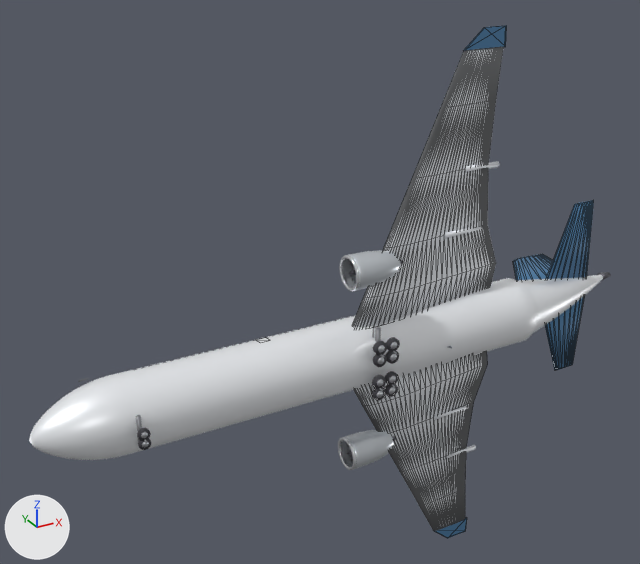
The glTF model public/models/a300-600.glb: old version first, new version second.
Before and after are seen from a 50 mm camera at (-34.1, -53.1, 33.3) aimed at (-1.9, 5.4, 4.0). The axes (+X, +Y, +Z) are drawn at lower left. The lights are the same throughout. The picture after the commit comes second. Mesh edges are drawn as thin lines on the coarser meshes. Where no turn or scale is listed for an object, it has been applied to the vertices.

Objects in the first picture: 'Fin', 'Fuselage', 'HStab_L', 'HStab_R', 'Nacelle_-1_0', 'Nacelle_1_0', 'Wing_L', 'Wing_R' and 24 more.
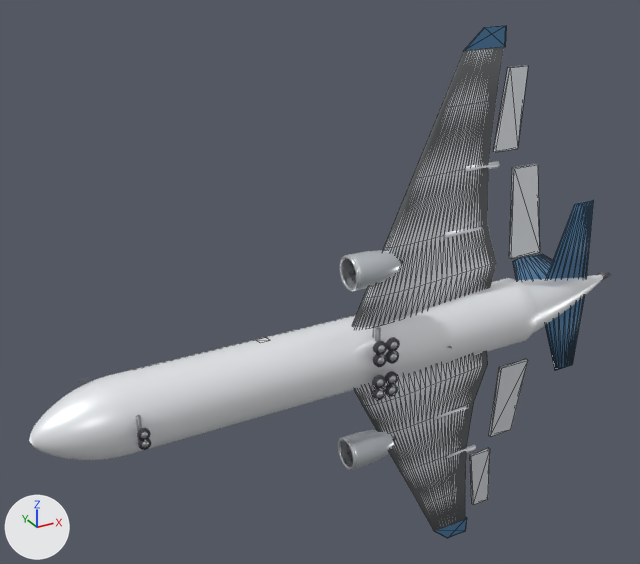
The change, as a diff of the scene's bpy script:
```diff
--- a/public/models/a300-600.glb.py
+++ b/public/models/a300-600.glb.py
@@ me_aileron_r @@
+me_aileron_r.from_pydata([(-0.65, -0.17, -3.2), (0.65, 0.45, 3.2), (2.45, 0.45, 3.2), (1.6, -0.17, -3.2), (-0.65, -0.45, -3.2), (0.65, 0.17, 3.2), (2.45, 0.17, 3.2), (1.6, -0.45, -3.2)], [], [(0, 1, 2), (0, 2, 3), (7, 6, 5), (7, 5, 4), (0, 4, 5), (0, 5, 1), (1, 5, 6), (1, 6, 2), (2, 6, 7), (2, 7, 3), (3, 7, 4), (3, 4, 0)])
+me_aileron_r.materials.append(mat_hd_wing)  # white #eaedf2
@@ me_flap_r @@
+me_flap_r.from_pydata([(-0.05, -0.23, -3.8), (0.05, 0.51, 3.8), (2.53, 0.51, 3.8), (3.04, -0.23, -3.8), (-0.05, -0.51, -3.8), (0.05, 0.23, 3.8), (2.53, 0.23, 3.8), (3.04, -0.51, -3.8)], [], [(0, 1, 2), (0, 2, 3), (7, 6, 5), (7, 5, 4), (0, 4, 5), (0, 5, 1), (1, 5, 6), (1, 6, 2), (2, 6, 7), (2, 7, 3), (3, 7, 4), (3, 4, 0)])
+me_flap_r.materials.append(mat_hd_wing)  # white #eaedf2
@@ me_aileron_l @@
+me_aileron_l.from_pydata([(-0.65, -0.17, 3.2), (0.65, 0.45, -3.2), (2.45, 0.45, -3.2), (1.6, -0.17, 3.2), (-0.65, -0.45, 3.2), (0.65, 0.17, -3.2), (2.45, 0.17, -3.2), (1.6, -0.45, 3.2)], [], [(0, 3, 2), (0, 2, 1), (7, 4, 5), (7, 5, 6), (0, 1, 5), (0, 5, 4), (1, 2, 6), (1, 6, 5), (2, 3, 7), (2, 7, 6), (3, 0, 4), (3, 4, 7)])
+me_aileron_l.materials.append(mat_hd_wing)  # white #eaedf2
@@ me_flap_l @@
+me_flap_l.from_pydata([(-0.05, -0.23, 3.8), (0.05, 0.51, -3.8), (2.53, 0.51, -3.8), (3.04, -0.23, 3.8), (-0.05, -0.51, 3.8), (0.05, 0.23, -3.8), (2.53, 0.23, -3.8), (3.04, -0.51, 3.8)], [], [(0, 3, 2), (0, 2, 1), (7, 4, 5), (7, 5, 6), (0, 1, 5), (0, 5, 4), (1, 2, 6), (1, 6, 5), (2, 3, 7), (2, 7, 6), (3, 0, 4), (3, 4, 7)])
+me_flap_l.materials.append(mat_hd_wing)  # white #eaedf2
@@ ob_aileron_r @@
+ob_aileron_r = bpy.data.objects.new('Aileron_R', me_aileron_r)
+ob_aileron_r.location = (11.9, 0.84, 17.62)
@@ ob_flap_r @@
+ob_flap_r = bpy.data.objects.new('Flap_R', me_flap_r)
+ob_flap_r.location = (13.17, 0.01, 9.02)
@@ ob_aileron_l @@
+ob_aileron_l = bpy.data.objects.new('Aileron_L', me_aileron_l)
+ob_aileron_l.location = (11.9, 0.84, -17.62)
@@ ob_flap_l @@
+ob_flap_l = bpy.data.objects.new('Flap_L', me_flap_l)
+ob_flap_l.location = (13.17, 0.01, -9.02)
```

Location of each change, (x1, y1, x2, y2) in pixels of the pictures (640 x 564 px):
'Flap_R', added: after (509, 164, 540, 259)
'Aileron_R', added: after (493, 65, 528, 152)
'Flap_L', added: after (488, 359, 528, 437)
'Aileron_L', added: after (469, 448, 490, 505)
